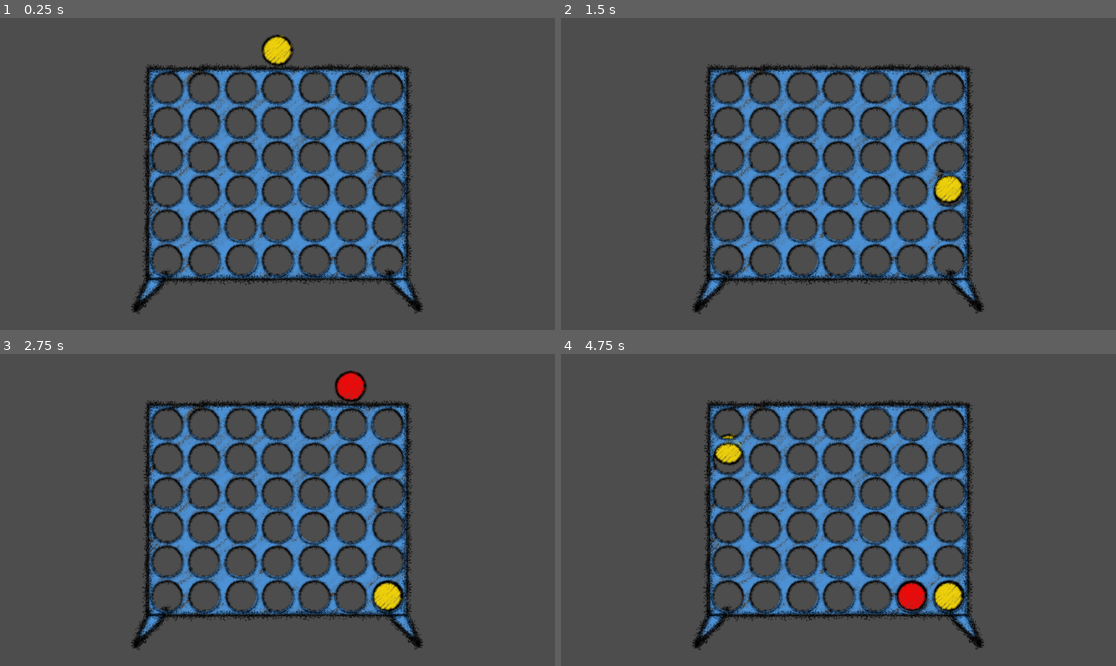
Above: before the commit, frames 1-4 (two rows, left to right).
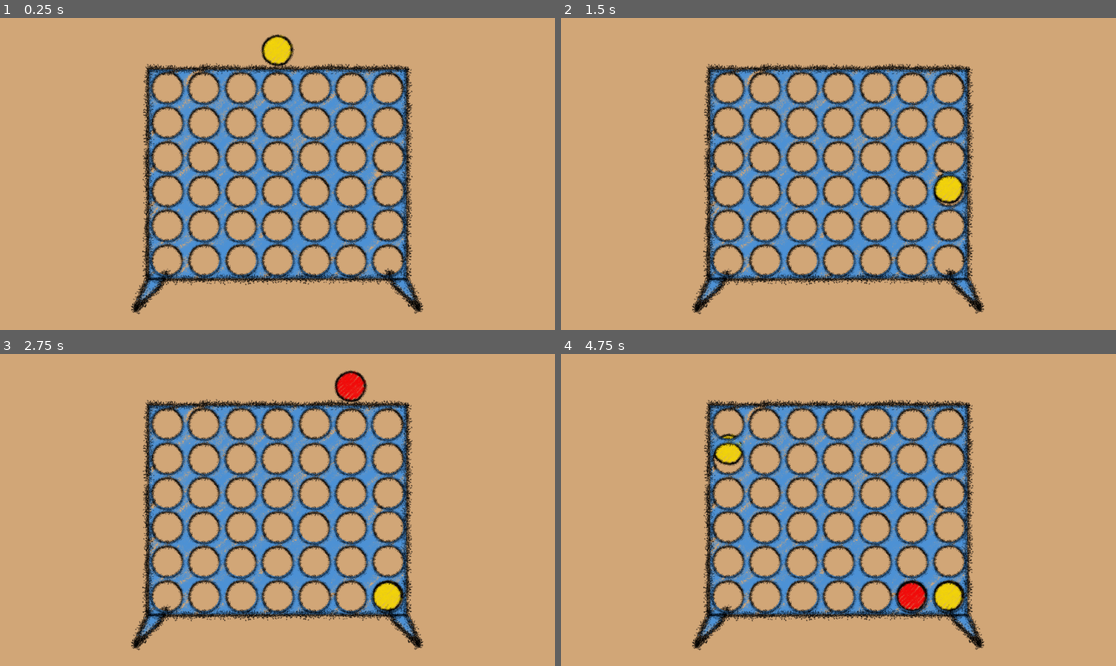
Above: after the commit, the same moments.

Repository: CarpetStudioStudio/vcgjspring2026
Game: Godot game, scene res://scenes/gameplay_area.tscn
The game is run twice, just before and just after one commit, with the same random seed, the same clock (stepped at 60 frames per second) and the same inputs. The engine's default icon, where the game draws it, is replaced by a stand-in: a white triangle on a blue panel in a dark square.
Inputs (mouse positions are in pixels of both pictures, inside the frame that each line leads up to):
- Up to frame 1 (0.25 s): no input
- Up to frame 2 (1.5 s): tap Enter at 0.5 s; move the mouse to (960, 158) at 0.52 s; press the mouse at (960, 158) at 0.53 s; move the mouse to (727, 189) at 1.27 s; release the mouse at (727, 189) at 1.28 s; click (727, 189) at 1.35 s
- Up to frame 3 (2.75 s): move the mouse to (333, 441) at 2.02 s; press the mouse at (333, 441) at 2.03 s
- Up to frame 4 (4.75 s): move the mouse to (810, 572) at 2.77 s; release the mouse at (810, 572) at 2.78 s; click (810, 572) at 2.85 s; move the mouse to (1005, 556) at 3.52 s; press the mouse at (1005, 556) at 3.53 s; move the mouse to (672, 463) at 4.27 s; release the mouse at (672, 463) at 4.28 s; click (672, 463) at 4.35 s

The runs differ from the first frame. In frame 1, 88% of the frame differs, in the area x 0-100%, y 0-100%; in frame 2, 88%; in frame 3, 87%; in frame 4, 87%.

Commit message:
Animation change wip

Diff:
--- a/board/board.gd
+++ b/board/board.gd
@@ -1,7 +1,7 @@
 class_name Board
 extends Resource
 
-signal piece_transition_finished
+signal piece_transition_finished(did_anything : bool)
 
 const ROWS : int = 6
 const COLS : int = 7
@@ -44,6 +44,7 @@
 
 func trans_surroundings(x : int, y : int) -> void:
 	assert(get_piece(x,y) != null,"no piece exists here")
+	var did_something : bool = false
 	for i in range(-1,2,1):
 		for j in range(-1,2,1):
 			if i == 0 and j == 0:
@@ -56,9 +57,10 @@
 				var did_it : bool = await mutate_line(line)
 
 				if did_it:
+					did_something = true
 					break
-
-	piece_transition_finished.emit()
+	print("a")
+	piece_transition_finished.emit(did_something)
 
 func get_line(x : int, y : int, i : int, j : int, length : int = 3) -> Array[Piece]:
 	if length < 3:
@@ -84,8 +86,6 @@
 	for p : Piece in line:
 		line_color.append(p.color)
 
-	print(line)
-	print(line_color)
 	var color : Piece.PColor = line_color[0]
 	var opp_color : Piece.PColor = Piece.swap_color(color)
 
@@ -111,3 +111,22 @@
 	var removed_piece : Piece = get_piece(x,y)
 	assert(removed_piece != null, "Trying to remove empty piece")
 	return removed_piece
+
+
+##Returns a number representing the evaluation of the current position
+static func evaluate(board : Board) -> int:
+	var score : int = 0
+	for x in COLS:
+		for y in ROWS:
+			var piece : Piece = board.get_piece(x,y)
+			if piece == null:
+				continue
+			match piece.color:
+				Piece.PColor.YELLOW:
+					score += 1
+				Piece.PColor.RED:
+					score -= 1
+				_:
+					pass
+
+	return score
--- /dev/null
+++ b/clanker/clanker.gd
@@ -0,0 +1,5 @@
+class_name Clanker
+extends Resource
+
+func pick_move(board : Board) -> void:
+	print("eval:", Board.evaluate(board))
--- a/scenes/connect_four_board.gd
+++ b/scenes/connect_four_board.gd
@@ -21,15 +21,17 @@
 func drop_piece(piece : Piece, xpos : int) -> void:
 	var drop_pos : Vector2i = Vector2i(xpos,board.find_lowest_empty(xpos))
 	assert(board.in_bounds(drop_pos.x, drop_pos.y),"not in bounts")
-	print("Lowest", drop_pos.y)
 	board.set_piece(piece, drop_pos.x, drop_pos.y)
 	var tween : Tween = get_tree().create_tween()
 	tween.set_trans(Tween.TRANS_QUAD)
 	tween.tween_property(piece, "position:y", grid_to_position(drop_pos).y,1.0)
 	await tween.finished
-	board.piece_transition_finished.connect(func() -> void:
+	board.piece_transition_finished.connect(func(did_something : bool) -> void:
+		if did_something:
+			await get_tree().create_timer(0.4).timeout
 		drop_resolved.emit()
 	)
+
 	board.trans_surroundings(drop_pos.x,drop_pos.y)
 
 
--- a/scenes/gameplay_area.gd
+++ b/scenes/gameplay_area.gd
@@ -8,6 +8,7 @@
 	PLAYER,
 	AI,
 }
+var clanker : Clanker = Clanker.new()
 var current_player : Turn
 var waiting : bool
 
@@ -83,4 +84,5 @@
 	else:
 		topchip.global_position.x = -1000
 		set_turn(Turn.PLAYER)
+	clanker.pick_move($Board.board)
 	waiting = false
--- a/scenes/gameplay_area.tscn
+++ b/scenes/gameplay_area.tscn
@@ -16,6 +16,18 @@
 temp_piece_packed = ExtResource("3_erxlv")
 follow_curve = SubResource("Curve_erxlv")
 
+[node name="CanvasLayer" type="CanvasLayer" parent="." unique_id=281644404]
+layer = -5
+
+[node name="ColorRect" type="ColorRect" parent="CanvasLayer" unique_id=773799936]
+z_index = -5
+anchors_preset = 15
+anchor_right = 1.0
+anchor_bottom = 1.0
+grow_horizontal = 2
+grow_vertical = 2
+color = Color(0.82005566, 0.650158, 0.4683301, 1)
+
 [node name="TextureRect" type="Sprite2D" parent="." unique_id=2076377921]
 visible = false
 texture = ExtResource("2_tcirx")
Not shown, added: clanker/clanker.gd.uid
